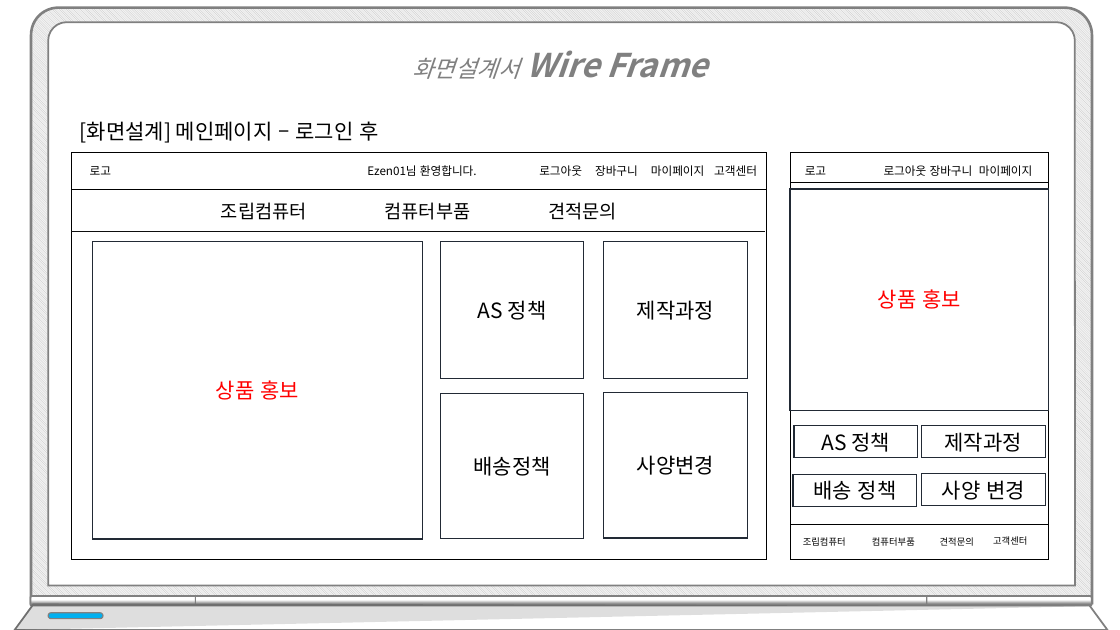
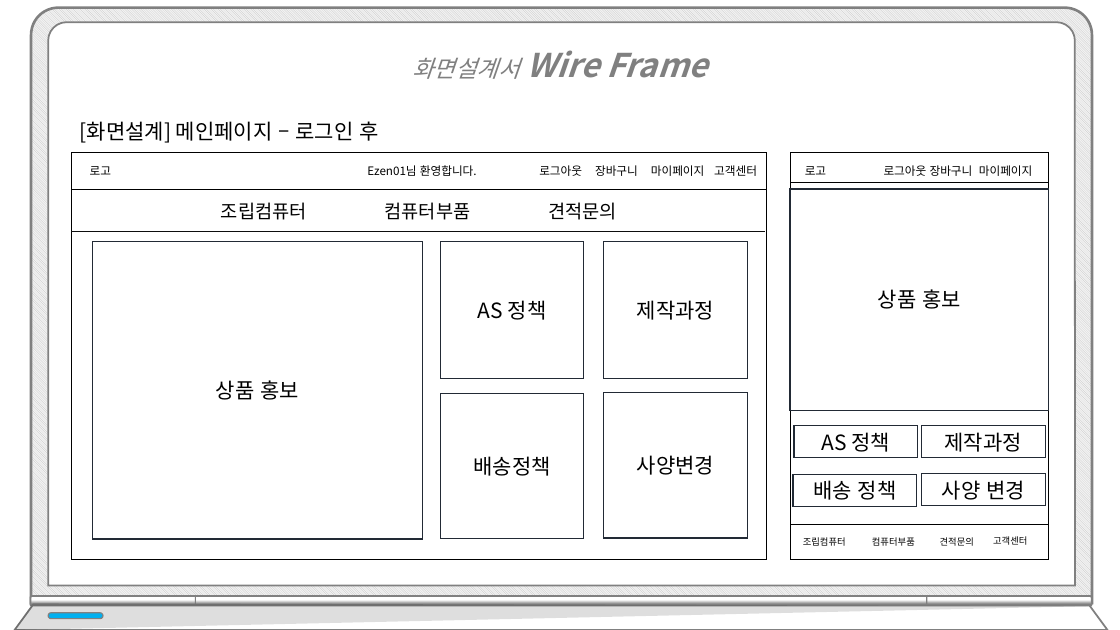
Before and after one commit to hhsw07/ezen-academy-projects, a slide deck: slide 23 of WebContent/발표/4차/프로젝트5_4차.pptx. Drawn at 1120x630 pixels with LibreOffice and Linux fonts; fonts in the diff are those of the drawing. Boxes give left, top, right and bottom in pixels: in the first picture for what was removed or moved away, otherwise in the second. Text is boxed around its words. In the diff, an @@ line names an element or a change of style, - is before the commit and + after.

```diff
--- a/WebContent/발표/4차/프로젝트5_4차.pptx
+++ b/WebContent/발표/4차/프로젝트5_4차.pptx
@@ rectangle "상품 홍보" at [790, 189, 1049, 410]: text colour #FF0000 to #000000 @@
@@ rectangle "상품 홍보" at [92, 242, 423, 539]: text colour #FF0000 to #000000 @@
```
Also in this commit, not shown: 15 other slides changed, 7 slides added.
